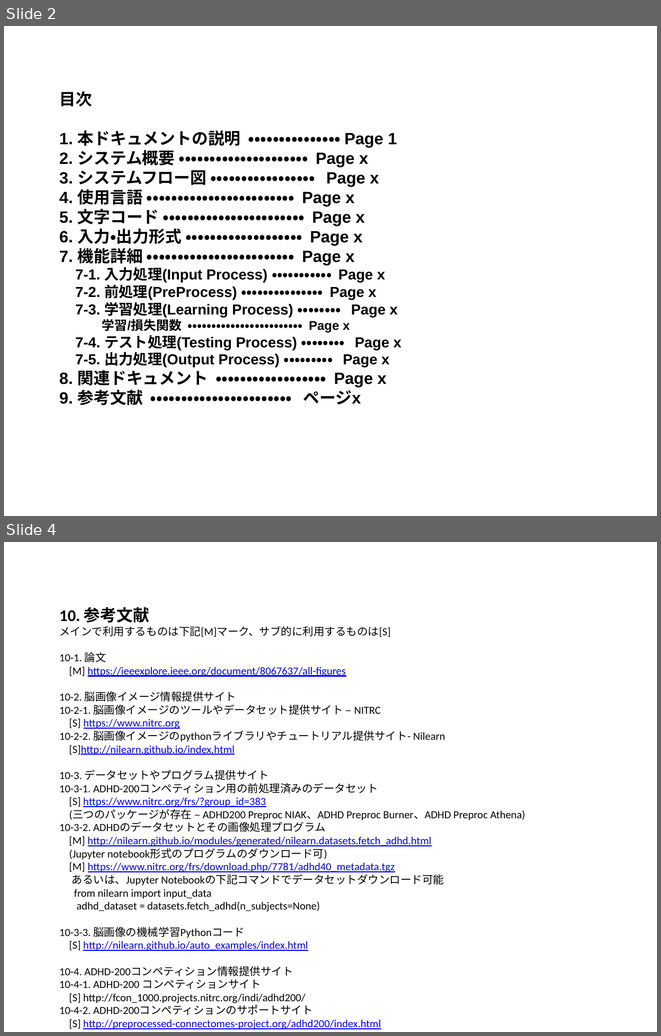
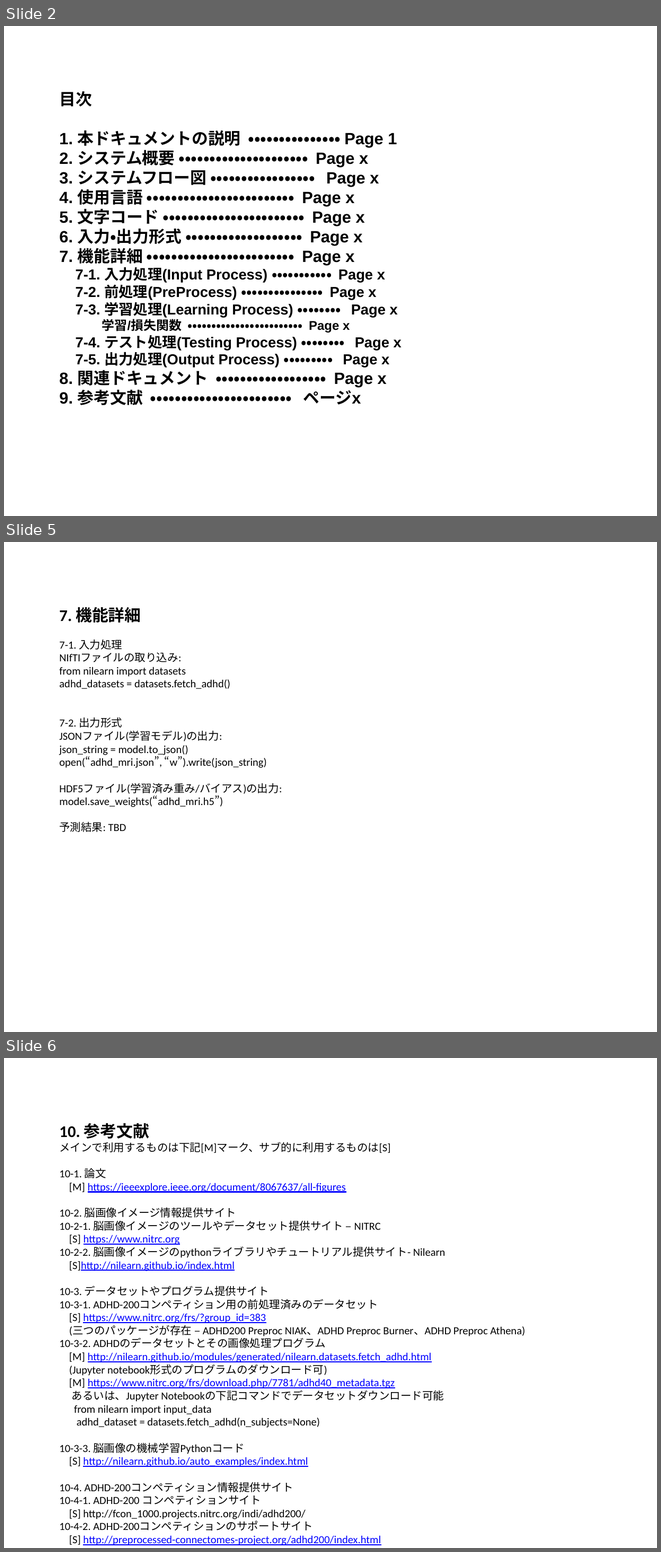
Before and after one commit to yasuyukiokubo/DiveIntoCode, a slide deck: presentation/システム設計書_学習モデル.pptx. Shown one above the other, each under a label of ours: slides 2 and 4 before the commit, slides 2, 5 and 6 after it; the slides between them are not shown. The pictures are 661x1036 and 661x1552 pixels, drawn with LibreOffice and Linux fonts; fonts in the diff are those of the drawing. Boxes give left, top, right and bottom in pixels: in the first picture for what was removed or moved away, otherwise in the second. Text is boxed around its words. In the diff, an @@ line names an element or a change of style, - is before the commit and + after.

```diff
--- a/presentation/システム設計書_学習モデル.pptx
+++ b/presentation/システム設計書_学習モデル.pptx
@@ slide 5 added at box(4, 542, 657, 1032), background #FFFFFF @@
@@ title added at box(59, 607, 282, 832), 12 pt, text #000000 @@
+7. 機能詳細
+7-1. 入力処理
+NIfTIファイルの取り込み:
+from nilearn import datasets
+adhd_datasets = datasets.fetch_adhd()
+7-2. 出力形式
+JSONファイル(学習モデル)の出力:
+json_string = model.to_json()
+open(“adhd_mri.json”, “w”).write(json_string)
+HDF5ファイル(学習済み重み/バイアス)の出力:
+model.save_weights(“adhd_mri.h5”)
+予測結果: TBD
@@ what was slide 4 is now slide 6 @@
```
Also in this commit, not shown: 1 slide changed, 1 other slide added, 1 other file.
